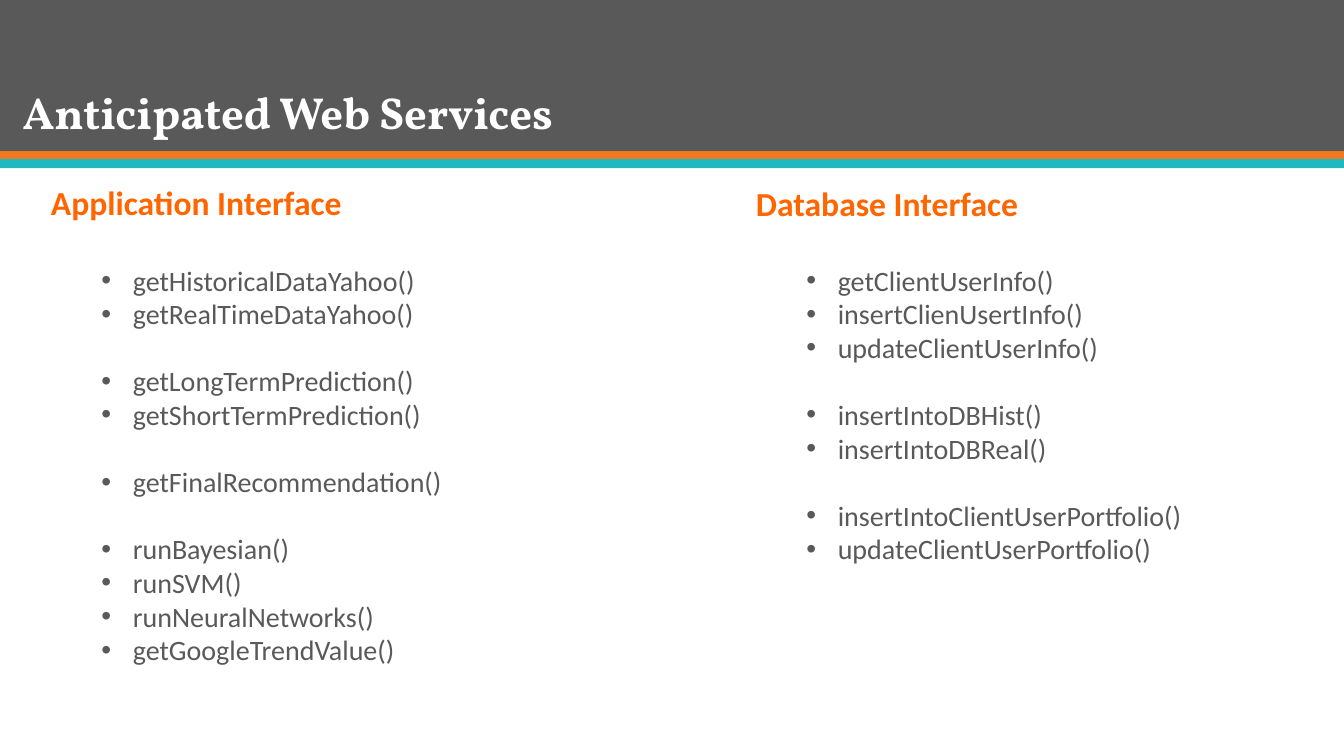
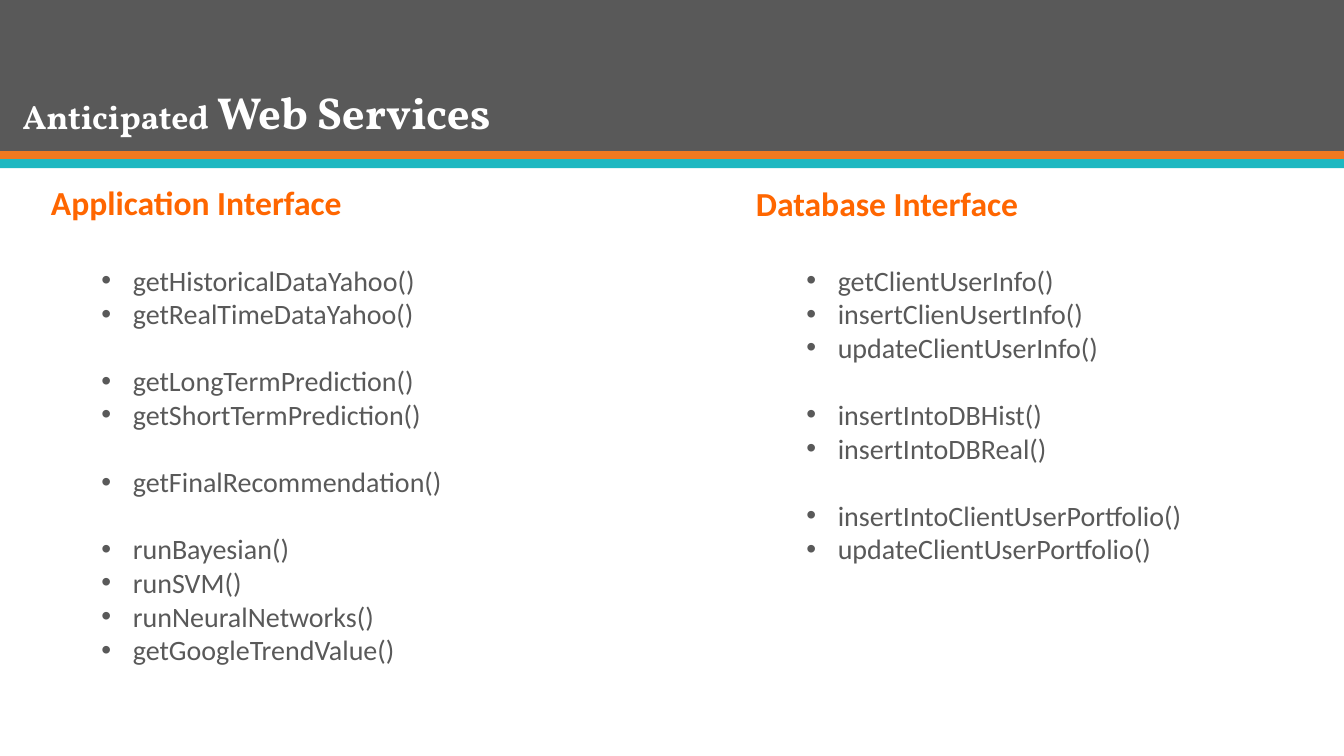
Before and after one commit to mJaiswal/Stock-Market-Prediction-Project, a slide deck: slide 19 of All Documentation/Presentations/Group 13 - ECE 568 - Final Project Preliminary Presentation.pptx. Drawn at 1344x756 pixels with LibreOffice and Linux fonts; fonts in the diff are those of the drawing. Boxes give left, top, right and bottom in pixels: in the first picture for what was removed or moved away, otherwise in the second. Text is boxed around its words. In the diff, an @@ line names an element or a change of style, - is before the commit and + after.

```diff
--- a/All Documentation/Presentations/Group 13 - ECE 568 - Final Project Preliminary Presentation.pptx
+++ b/All Documentation/Presentations/Group 13 - ECE 568 - Final Project Preliminary Presentation.pptx
@@ title "Anticipated Web Services" at <box>23,97,491,137</box>: size 32 to 24 pt in "Anticipated" @@
```
Also in this commit, not shown: 3 other slides changed, 1 other file.
